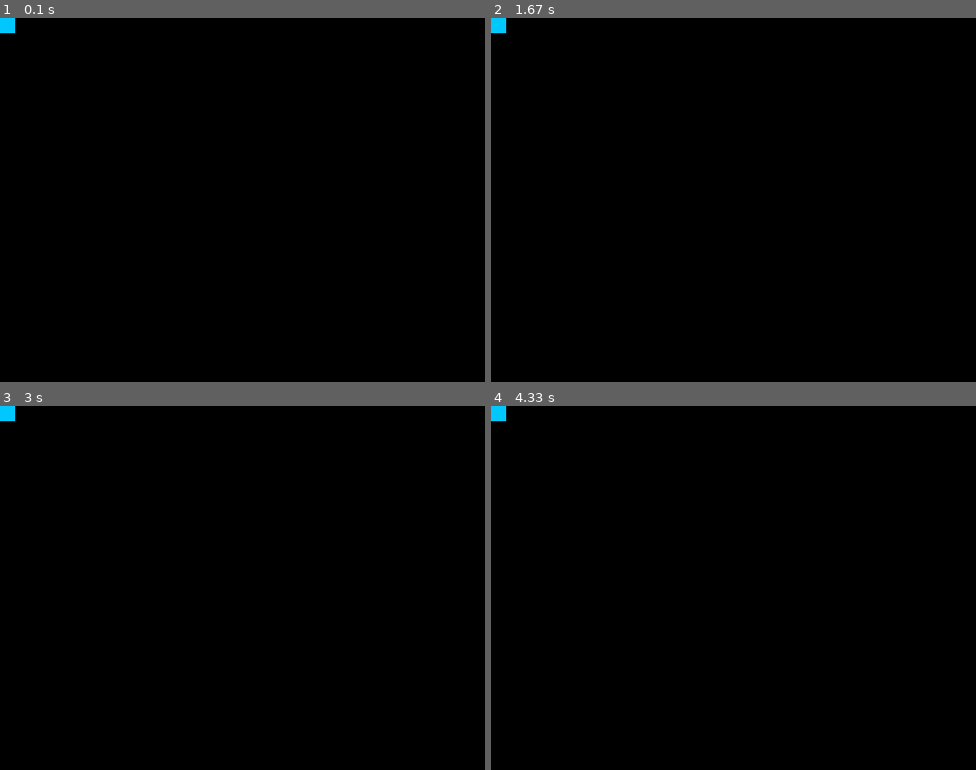
Above: before the commit, frames 1-4 (two rows, left to right).
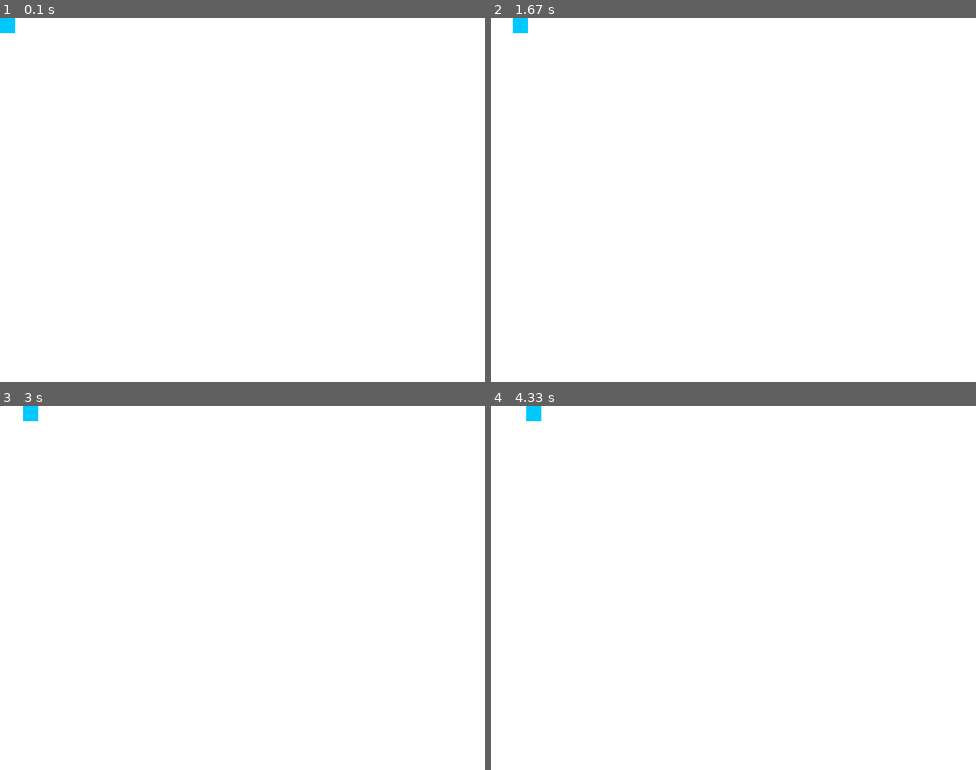
Above: after the commit, the same moments.

Repository: RFSwanson/myExperimentalPygame
Game: pygame game, started from practice.py
Two runs of this game, one before a commit and one after it. Both use one fixed random seed, a clock stepped at 60 frames per second and the inputs below.
Inputs:
- Up to frame 1 (0.1 s): no input
- Up to frame 2 (1.67 s): hold Right 0.33-0.8 s; hold Right 0.83-1.3 s; hold Left from 1.33 s (still down)
- Up to frame 3 (3 s): release Left at 1.87 s; hold Left 1.9-2.3 s; hold Right 2.33-2.97 s
- Up to frame 4 (4.33 s): hold Left 3-3.47 s; hold Right 3.5-3.97 s; hold Right from 4 s (still down)

The runs differ from the first frame. In frame 1, 100% of the frame differs, in the area x 0-100%, y 0-100%; in frame 2, 100%; in frame 3, 100%; in frame 4, 100%.

Commit message:
Add left/right movement

Diff:
--- a/practice.py
+++ b/practice.py
@@ -8,6 +8,12 @@
         self.surf = pygame.Surface((25,25))
         self.surf.fill((0,200,255))
         self.rect = self.surf.get_rect()
+    def update(self,pressed_keys):
+        if pressed_keys[K_RIGHT] and self.rect.right < 800:
+            self.rect.move_ip(1,0)
+        if pressed_keys[K_LEFT] and self.rect.left > 0:
+            self.rect.move_ip(-1,0)
+
 pygame.init()
 screen = pygame.display.set_mode((800,600))
 square = Square()
@@ -19,5 +25,8 @@
                 gameOn = False
         elif event.type == QUIT:
             gameOn = False
+    pressed_keys = pygame.key.get_pressed()
+    square.update(pressed_keys)
+    screen.fill((255,255,255))
     screen.blit(square.surf,square.rect)
     pygame.display.flip()
